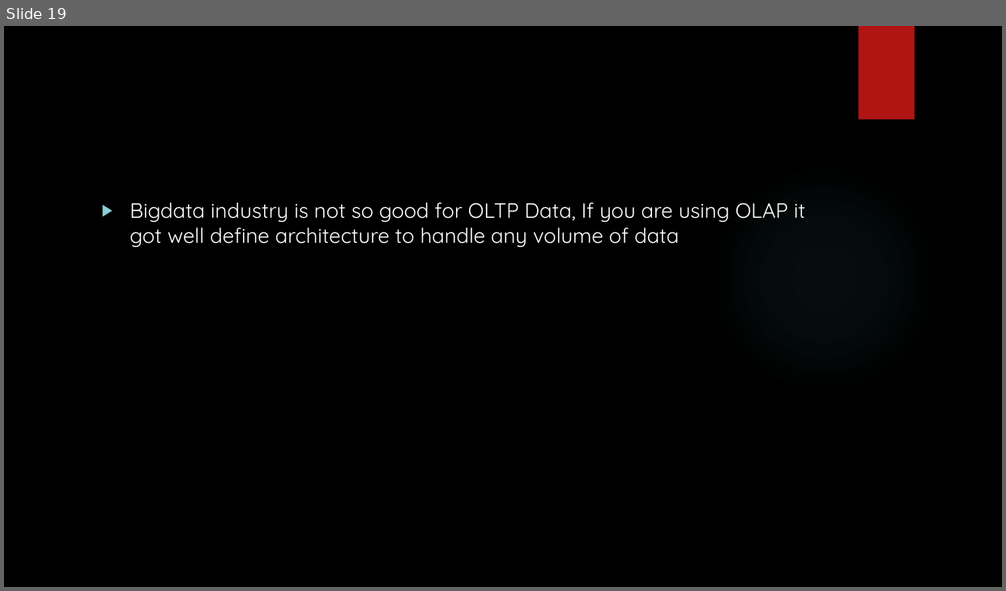
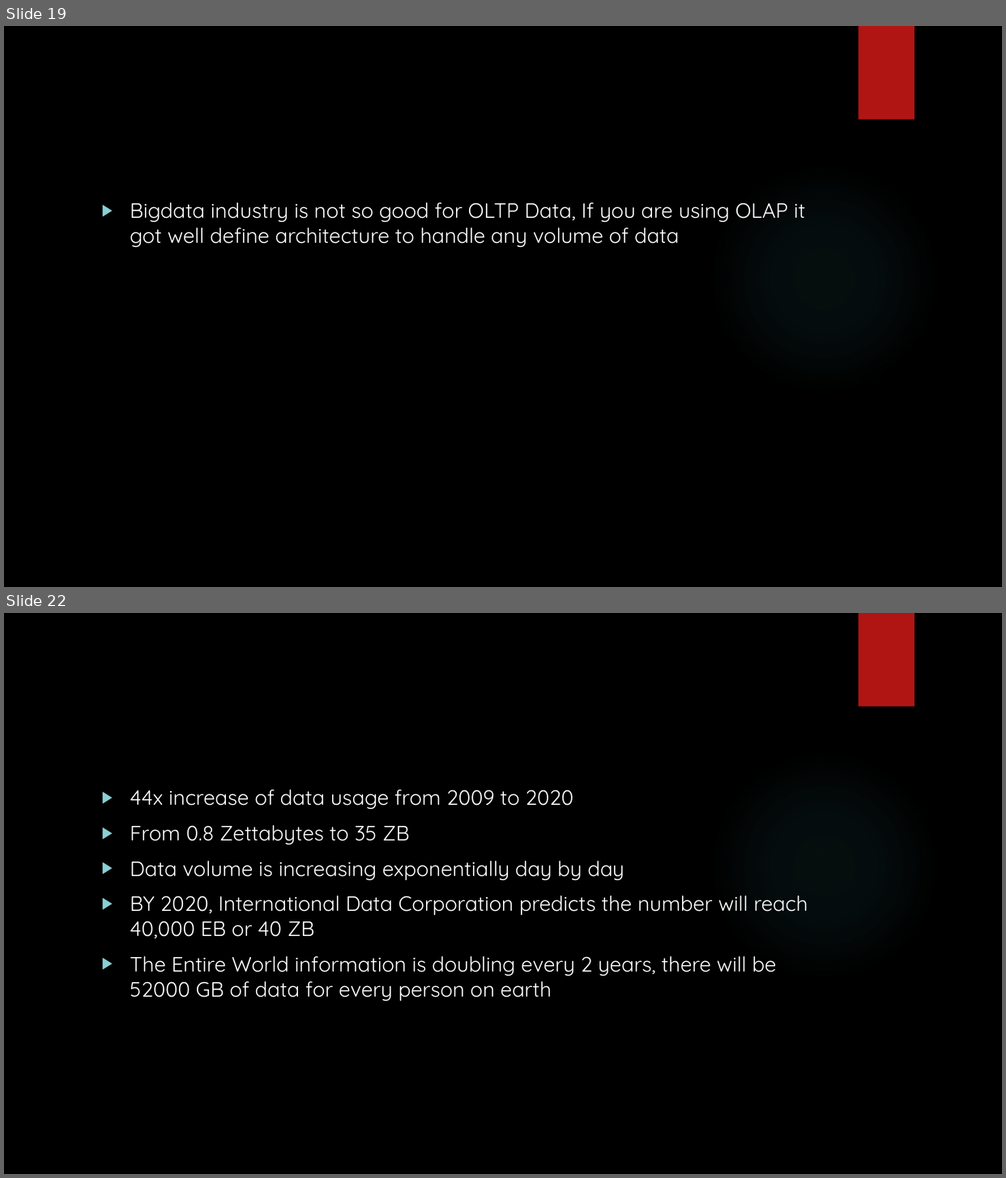
Before and after one commit to karthick1808/hadoopfundamentals, a slide deck: New Microsoft PowerPoint Presentation.pptx. Shown one above the other, each under a label of ours: slide 19 before the commit, slides 19 and 22 after it; the slides between them are not shown. The pictures are 1006x591 and 1006x1178 pixels, drawn with LibreOffice and Linux fonts; fonts in the diff are those of the drawing; background and template pictures are left out. Boxes give left, top, right and bottom in pixels: in the first picture for what was removed or moved away, otherwise in the second. Text is boxed around its words. In the diff, an @@ line names an element or a change of style, - is before the commit and + after.

```diff
--- a/New Microsoft PowerPoint Presentation.pptx
+++ b/New Microsoft PowerPoint Presentation.pptx
@@ slide 22 added at <box>4,613,1002,1174</box>, background picture (left out); not listed: 2 template elements that a slide beside it also shows @@
@@ text added at <box>130,790,808,1001</box>, 20 pt, text #FFFFFF @@
+▶ 44x increase of data usage from 2009 to 2020
+▶ From 0.8 Zettabytes to 35 ZB
+▶ Data volume is increasing exponentially day by day
+▶ BY 2020, International Data Corporation predicts the number will reach 40,000 EB or 40 ZB
+▶ The Entire World information is doubling every 2 years, there will be 52000 GB of data for every person on earth
```
Also in this commit, not shown: 5 other slides added.
